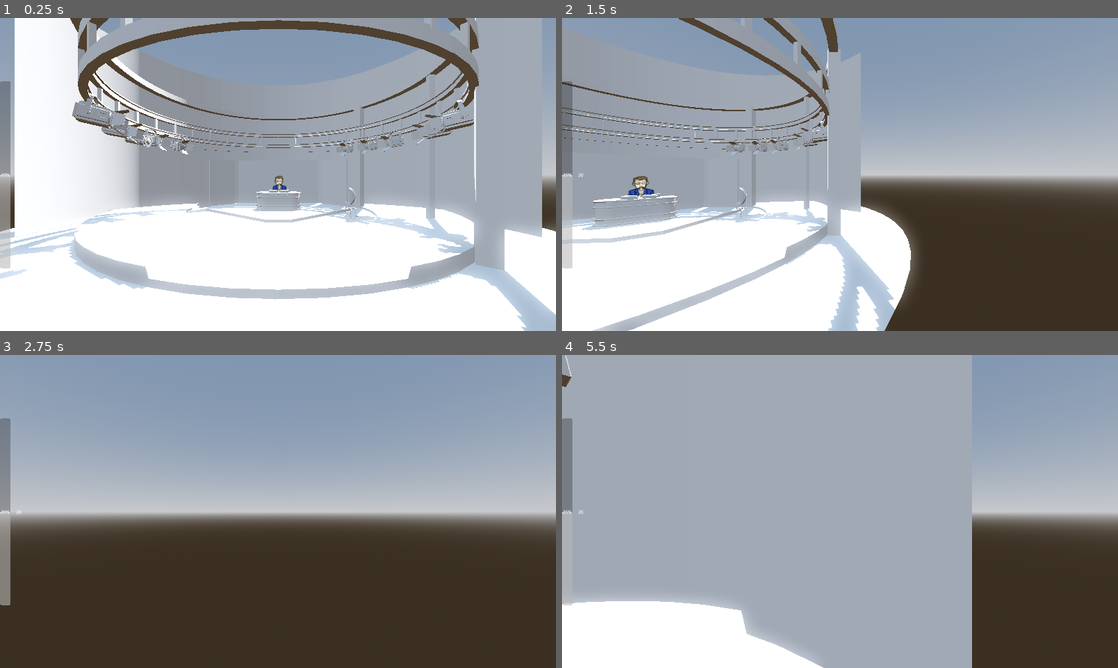
Above: before the commit, frames 1-4 (two rows, left to right).
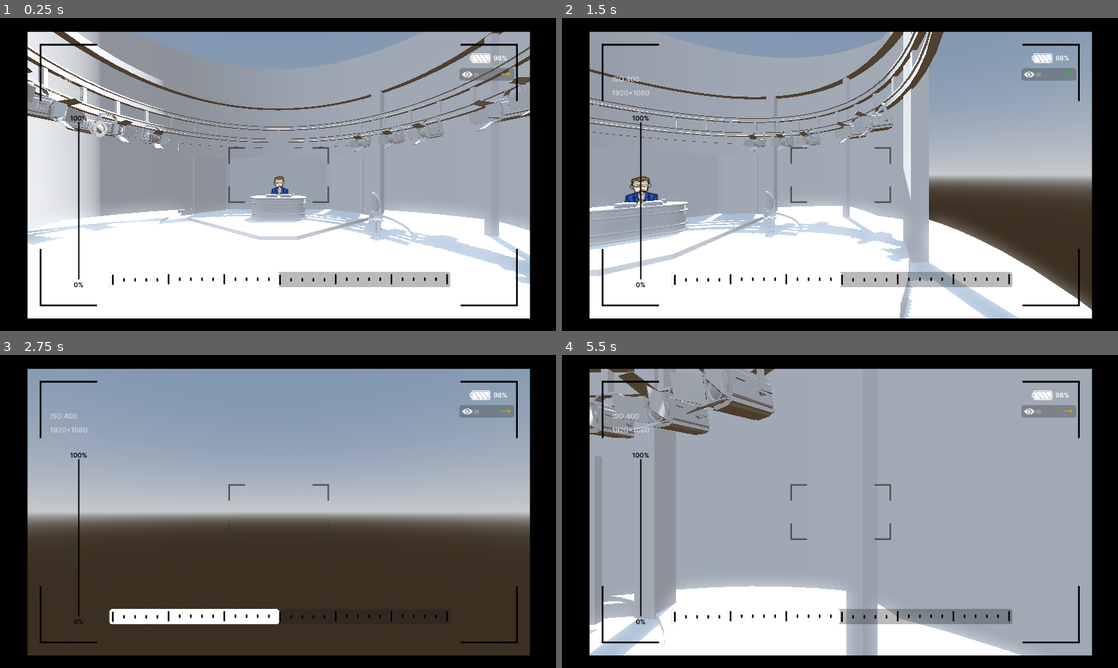
Above: after the commit, the same moments.

Repository: RyujinDraknir/GGJ-2024
Game: Godot game, scene res://scenes/main.tscn
Two runs of this game, one before a commit and one after it. Both use one fixed random seed, a clock stepped at 60 frames per second and the inputs below.
Inputs (mouse positions are in pixels of both pictures, inside the frame that each line leads up to):
- Up to frame 1 (0.25 s): no input
- Up to frame 2 (1.5 s): move the mouse to (867, 174) at 0.52 s; hold D (right) 0.53-1.28 s; tap V (bad) at 0.6 s; tap N (good) at 0.8, 1.35 s; move the mouse to (812, 174) at 1.27 s; hold A (left) from 1.28 s (still down)
- Up to frame 3 (2.75 s): tap B (neutral) at 1.55, 2.1 s; move the mouse to (289, 505) at 2.02 s; release A (left) at 2.03 s; press the mouse at (289, 505) at 2.03 s; hold D (right) from 2.03 s (still down)
- Up to frame 4 (5.5 s): move the mouse to (834, 517) at 2.77 s; release the mouse at (834, 517) at 2.78 s; click (834, 517) at 2.85 s; tap V (bad) at 3.05, 3.6 s; move the mouse to (878, 514) at 3.52 s; release D (right) at 3.53 s; hold A (left) from 3.53 s (still down); tap N (good) at 3.8, 4.35 s; move the mouse to (795, 508) at 4.27 s; tap B (neutral) at 4.55, 5.1 s; move the mouse to (845, 511) at 5.02 s; press the mouse at (845, 511) at 5.03 s

The runs differ from the first frame. In frame 1, 42% of the frame differs, in the area x 0-100%, y 0-100%; in frame 2, 42%; in frame 3, 20%; in frame 4, 44%.

Commit message:
add camera ui

Diff:
--- /dev/null
+++ b/assets/images/Audimat-neutral.svg
@@ -0,0 +1,3 @@
+<svg width="21" height="10" viewBox="0 0 21 10" fill="none" xmlns="http://www.w3.org/2000/svg">
+<path d="M0 4.71708H19.0499M14.3434 9L19.8213 4.90536C20.0828 4.70991 20.052 4.31113 19.7636 4.15756L13.833 1" stroke="#CFAF05" stroke-width="1.46588" stroke-linejoin="round"/>
+</svg>
--- /dev/null
+++ b/assets/images/Audimat-notstonks.svg
@@ -0,0 +1,3 @@
+<svg width="18" height="15" viewBox="0 0 18 15" fill="none" xmlns="http://www.w3.org/2000/svg">
+<path d="M2.499 1L5.94889 6.7268C6.06927 6.92663 6.32443 6.99958 6.53488 6.89435L9.80781 5.25776C10.0205 5.1514 10.2784 5.22718 10.3971 5.43093L14.9494 13.2459M10.5406 11.5137L14.9001 13.6988C15.186 13.8421 15.5285 13.6488 15.5535 13.33L15.9058 8.83085" stroke="#CF0505" stroke-width="1.46588" stroke-linejoin="round"/>
+</svg>
--- /dev/null
+++ b/assets/images/Audimat-stonks.svg
@@ -0,0 +1,3 @@
+<svg width="18" height="15" viewBox="0 0 18 15" fill="none" xmlns="http://www.w3.org/2000/svg">
+<path d="M2.499 14L5.94889 8.2732C6.06927 8.07337 6.32443 8.00042 6.53488 8.10565L9.80781 9.74224C10.0205 9.8486 10.2784 9.77282 10.3971 9.56907L14.9494 1.75411M10.5406 3.48631L14.9001 1.30117C15.186 1.15788 15.5285 1.35123 15.5535 1.67002L15.9058 6.16915" stroke="#15CF05" stroke-width="1.46588" stroke-linejoin="round"/>
+</svg>
--- /dev/null
+++ b/assets/images/Jauge-légalité.svg
@@ -0,0 +1,33 @@
+<svg width="775" height="26" viewBox="0 0 775 26" fill="none" xmlns="http://www.w3.org/2000/svg">
+<path d="M2 3.57141V24" stroke="black" stroke-width="3.68944" stroke-linecap="round" stroke-linejoin="round"/>
+<path d="M387.286 3.57141V24" stroke="black" stroke-width="3.68944" stroke-linecap="round" stroke-linejoin="round"/>
+<path d="M130.429 2V22.4286" stroke="black" stroke-width="3.68944" stroke-linecap="round" stroke-linejoin="round"/>
+<path d="M515.714 2V22.4286" stroke="black" stroke-width="3.68944" stroke-linecap="round" stroke-linejoin="round"/>
+<path d="M258.857 2V22.4286" stroke="black" stroke-width="3.68944" stroke-linecap="round" stroke-linejoin="round"/>
+<path d="M644.143 2V22.4286" stroke="black" stroke-width="3.68944" stroke-linecap="round" stroke-linejoin="round"/>
+<path d="M772.572 2V22.4286" stroke="black" stroke-width="3.68944" stroke-linecap="round" stroke-linejoin="round"/>
+<path d="M27.6858 11.4286V16.1429" stroke="black" stroke-width="3.68944" stroke-linecap="round" stroke-linejoin="round"/>
+<path d="M412.971 11.4286V16.1429" stroke="black" stroke-width="3.68944" stroke-linecap="round" stroke-linejoin="round"/>
+<path d="M156.114 9.85712V14.5714" stroke="black" stroke-width="3.68944" stroke-linecap="round" stroke-linejoin="round"/>
+<path d="M541.4 9.85712V14.5714" stroke="black" stroke-width="3.68944" stroke-linecap="round" stroke-linejoin="round"/>
+<path d="M284.543 9.85712V14.5714" stroke="black" stroke-width="3.68944" stroke-linecap="round" stroke-linejoin="round"/>
+<path d="M669.829 9.85712V14.5714" stroke="black" stroke-width="3.68944" stroke-linecap="round" stroke-linejoin="round"/>
+<path d="M53.3715 11.4286V16.1429" stroke="black" stroke-width="3.68944" stroke-linecap="round" stroke-linejoin="round"/>
+<path d="M438.657 11.4286V16.1429" stroke="black" stroke-width="3.68944" stroke-linecap="round" stroke-linejoin="round"/>
+<path d="M181.8 9.85712V14.5714" stroke="black" stroke-width="3.68944" stroke-linecap="round" stroke-linejoin="round"/>
+<path d="M567.086 9.85712V14.5714" stroke="black" stroke-width="3.68944" stroke-linecap="round" stroke-linejoin="round"/>
+<path d="M310.229 9.85712V14.5714" stroke="black" stroke-width="3.68944" stroke-linecap="round" stroke-linejoin="round"/>
+<path d="M695.514 9.85712V14.5714" stroke="black" stroke-width="3.68944" stroke-linecap="round" stroke-linejoin="round"/>
+<path d="M79.0571 11.4286V16.1429" stroke="black" stroke-width="3.68944" stroke-linecap="round" stroke-linejoin="round"/>
+<path d="M464.343 11.4286V16.1429" stroke="black" stroke-width="3.68944" stroke-linecap="round" stroke-linejoin="round"/>
+<path d="M207.486 9.85712V14.5714" stroke="black" stroke-width="3.68944" stroke-linecap="round" stroke-linejoin="round"/>
+<path d="M592.771 9.85712V14.5714" stroke="black" stroke-width="3.68944" stroke-linecap="round" stroke-linejoin="round"/>
+<path d="M335.914 9.85712V14.5714" stroke="black" stroke-width="3.68944" stroke-linecap="round" stroke-linejoin="round"/>
+<path d="M721.2 9.85712V14.5714" stroke="black" stroke-width="3.68944" stroke-linecap="round" stroke-linejoin="round"/>
+<path d="M104.743 11.4286V16.1429" stroke="black" stroke-width="3.68944" stroke-linecap="round" stroke-linejoin="round"/>
+<path d="M490.029 11.4286V16.1429" stroke="black" stroke-width="3.68944" stroke-linecap="round" stroke-linejoin="round"/>
+<path d="M233.172 9.85712V14.5714" stroke="black" stroke-width="3.68944" stroke-linecap="round" stroke-linejoin="round"/>
+<path d="M618.457 9.85712V14.5714" stroke="black" stroke-width="3.68944" stroke-linecap="round" stroke-linejoin="round"/>
+<path d="M361.6 9.85712V14.5714" stroke="black" stroke-width="3.68944" stroke-linecap="round" stroke-linejoin="round"/>
+<path d="M746.886 9.85712V14.5714" stroke="black" stroke-width="3.68944" stroke-linecap="round" stroke-linejoin="round"/>
+</svg>
--- /dev/null
+++ b/assets/images/Progress Zoom.svg
@@ -0,0 +1,3 @@
+<svg width="21" height="4" viewBox="0 0 21 4" fill="none" xmlns="http://www.w3.org/2000/svg">
+<path d="M2 2H19.5" stroke="black" stroke-width="3" stroke-linecap="round" stroke-linejoin="round"/>
+</svg>
--- /dev/null
+++ b/assets/images/progress-légalité.svg
@@ -0,0 +1,3 @@
+<svg width="335" height="35" viewBox="0 0 335 35" fill="none" xmlns="http://www.w3.org/2000/svg">
+<rect opacity="0.9" y="35" width="35" height="335" rx="5" transform="rotate(-90 0 35)" fill="#D9D9D9"/>
+</svg>
--- a/prefabScenes/player.tscn
+++ b/prefabScenes/player.tscn
@@ -14,7 +14,6 @@
 [node name="Pivot" type="Node3D" parent="."]
 
 [node name="Camera3D" type="Camera3D" parent="Pivot"]
-transform = Transform3D(1, 0, 0, 0, 1, 0, 0, 0, 1, 0, 0, -6)
 near = 0.001
 
 [node name="RayCast3D" type="RayCast3D" parent="Pivot/Camera3D"]
--- a/prefabScenes/player_hud.tscn
+++ b/prefabScenes/player_hud.tscn
@@ -1,4 +1,19 @@
-[gd_scene format=3 uid="uid://bpgcs28uus8de"]
+[gd_scene load_steps=9 format=3 uid="uid://bpgcs28uus8de"]
+
+[ext_resource type="Texture2D" uid="uid://dxwqu6u616c5m" path="res://assets/images/Jauge-légalité.svg" id="1_l4adg"]
+[ext_resource type="Texture2D" uid="uid://k8gubb7sghve" path="res://assets/images/Simple-Frame-Camera.png" id="1_wden5"]
+[ext_resource type="Texture2D" uid="uid://cniq7h7ywscdw" path="res://assets/images/Audimat.png" id="2_fqdoh"]
+[ext_resource type="Texture2D" uid="uid://bb8hfvjkjoliw" path="res://assets/images/Audimat-stonks.svg" id="3_pkt08"]
+[ext_resource type="Texture2D" uid="uid://ctjnd66qmqnji" path="res://assets/images/Audimat-notstonks.svg" id="4_60m7g"]
+[ext_resource type="Texture2D" uid="uid://baufa7x3hmp02" path="res://assets/images/Audimat-neutral.svg" id="5_hl44a"]
+[ext_resource type="Texture2D" uid="uid://d1lbc1crm60f7" path="res://assets/images/Zoom.png" id="7_3j27g"]
+
+[sub_resource type="StyleBoxFlat" id="StyleBoxFlat_x0knh"]
+bg_color = Color(1, 1, 1, 1)
+corner_radius_top_left = 10
+corner_radius_top_right = 10
+corner_radius_bottom_right = 10
+corner_radius_bottom_left = 10
 
 [node name="PlayerHUD" type="Control"]
 layout_mode = 3
@@ -10,23 +25,74 @@
 
 [node name="LegalityProgressBar" type="ProgressBar" parent="."]
 layout_mode = 1
-anchors_preset = 4
+anchors_preset = 8
+anchor_left = 0.5
 anchor_top = 0.5
+anchor_right = 0.5
 anchor_bottom = 0.5
-offset_top = -324.0
-offset_right = 33.0
-offset_bottom = 324.0
+offset_left = -584.0
+offset_top = 336.0
+offset_right = 594.0
+offset_bottom = 389.0
+grow_horizontal = 2
 grow_vertical = 2
-fill_mode = 3
+theme_override_styles/fill = SubResource("StyleBoxFlat_x0knh")
+value = 100.0
+show_percentage = false
+
+[node name="Jauge-légalité" type="Sprite2D" parent="LegalityProgressBar"]
+position = Vector2(590, 26)
+scale = Vector2(1.5, 1.5)
+texture = ExtResource("1_l4adg")
 
 [node name="AudiomateLabel" type="Label" parent="."]
 layout_mode = 1
 anchors_preset = 4
 anchor_top = 0.5
 anchor_bottom = 0.5
-offset_left = 53.0
-offset_top = -11.5
-offset_right = 93.0
-offset_bottom = 11.5
+offset_left = 1636.0
+offset_top = -359.0
+offset_right = 1740.0
+offset_bottom = -336.0
 grow_vertical = 2
-text = "NULL"
+text = "8000000000"
+
+[node name="Container" type="Container" parent="."]
+layout_mode = 1
+anchors_preset = 8
+anchor_left = 0.5
+anchor_top = 0.5
+anchor_right = 0.5
+anchor_bottom = 0.5
+grow_horizontal = 2
+grow_vertical = 2
+
+[node name="FrameCamera" type="Sprite2D" parent="Container"]
+position = Vector2(-0.499985, 3.8147e-05)
+scale = Vector2(1.50078, 1.5)
+texture = ExtResource("1_wden5")
+
+[node name="Audimat" type="Sprite2D" parent="Container"]
+position = Vector2(721, -347)
+scale = Vector2(1.57407, 1.57407)
+texture = ExtResource("2_fqdoh")
+
+[node name="Audimat-stonks" type="Sprite2D" parent="Container"]
+position = Vector2(787, -348)
+scale = Vector2(1.5, 1.5)
+texture = ExtResource("3_pkt08")
+
+[node name="Audimat-notstonks" type="Sprite2D" parent="Container"]
+position = Vector2(787, -348)
+scale = Vector2(1.5, 1.5)
+texture = ExtResource("4_60m7g")
+
+[node name="Audimat-neutral" type="Sprite2D" parent="Container"]
+position = Vector2(787, -348)
+scale = Vector2(1.5, 1.5)
+texture = ExtResource("5_hl44a")
+
+[node name="Zoom" type="Sprite2D" parent="Container"]
+position = Vector2(-690, 95)
+scale = Vector2(1.5, 1.5)
+texture = ExtResource("7_3j27g")
--- a/scenes/main.tscn
+++ b/scenes/main.tscn
@@ -137,8 +137,8 @@
 [node name="Player" parent="." instance=ExtResource("1_6q6j1")]
 
 [node name="TF1_Test" parent="." instance=ExtResource("4_du7um")]
-transform = Transform3D(1, 0, 0, 0, 1, 0, 0, 0, 1, 0, -2, -12)
+transform = Transform3D(1, 0, 0, 0, 1, 0, 0, 0, 1, 0, -2, -9)
 
 [node name="Sprite3D" type="Sprite3D" parent="."]
-transform = Transform3D(0.1, 0, 0, 0, 0.1, 0, 0, 0, 0.1, 0, -0.8, -13)
+transform = Transform3D(0.1, 0, 0, 0, 0.1, 0, 0, 0, 0.1, 0, -0.8, -10)
 texture = ExtResource("3_68vg0")
--- a/scenes/main_menu.tscn
+++ b/scenes/main_menu.tscn
@@ -12,10 +12,3 @@
 
 [node name="MainMenuInterface" parent="." instance=ExtResource("1_5qqle")]
 layout_mode = 1
-anchors_preset = 15
-anchor_right = 1.0
-anchor_bottom = 1.0
-offset_right = 0.0
-offset_bottom = 0.0
-grow_horizontal = 2
-grow_vertical = 2
--- a/scripts/player.gd
+++ b/scripts/player.gd
@@ -80,7 +80,7 @@
 	var zoomSource
 	if zoom:
 		#print(camera.position)
-		camera.position.z = lerp(camera.position.z,-10.0,delta*LERP_ZOOM_SPEED)
+		camera.position.z = lerp(camera.position.z,-7.0,delta*LERP_ZOOM_SPEED)
 
 		camera.position.y = lerp(camera.position.y, -lastMousePosition.y, delta*LERP_ZOOM_SENS_SPEED)
 		camera.position.x = lerp(camera.position.x, lastMousePosition.x, delta*LERP_ZOOM_SENS_SPEED)
--- a/scripts/state_component.gd
+++ b/scripts/state_component.gd
@@ -1,25 +1,51 @@
 extends Node
+
+@onready var player_hud = $"../PlayerHUD"
+
+@export var audimat_bad : Sprite2D
+@export var audimat_neutral : Sprite2D
+@export var audimat_good :  Sprite2D
 
 var bad : bool
 var neutral : bool
 var good : bool
+
 
 func _ready():
 	bad = false
 	neutral = true
 	good = false
 
+	audimat_bad = player_hud.get_child(2).get_child(3)
+	audimat_neutral = player_hud.get_child(2).get_child(4)
+	audimat_good = player_hud.get_child(2).get_child(2)
+	audimat_bad.hide()
+	audimat_neutral.show()
+	audimat_good.hide()
+
 func state_is_bad():
 	bad = true
 	neutral = false
 	good = false
+
+	audimat_bad.show()
+	audimat_neutral.hide()
+	audimat_good.hide()
 
 func state_is_neutral():
 	bad = false
 	neutral = true
 	good = false
 
+	audimat_bad.hide()
+	audimat_neutral.show()
+	audimat_good.hide()
+
 func state_is_good():
 	bad = false
 	neutral = false
 	good = true
+
+	audimat_bad.hide()
+	audimat_neutral.hide()
+	audimat_good.show()
Binary file added: assets/images/Anime-Cuistot-coupe.gif
Not shown, added: assets/images/Audimat-neutral.svg.import
Not shown, added: assets/images/Audimat-notstonks.svg.import
Not shown, added: assets/images/Audimat-stonks.svg.import
Binary file added: assets/images/Audimat.png
Not shown, added: assets/images/Audimat.png.import
Binary file added: assets/images/Frame-camera.png
Not shown, added: assets/images/Frame-camera.png.import
Not shown, added: assets/images/Jauge-légalité.svg.import
Not shown, added: assets/images/Progress Zoom.svg.import
Binary file added: assets/images/Simple-Frame-Camera.png
Not shown, added: assets/images/Simple-Frame-Camera.png.import
(and 3 more such lines)
